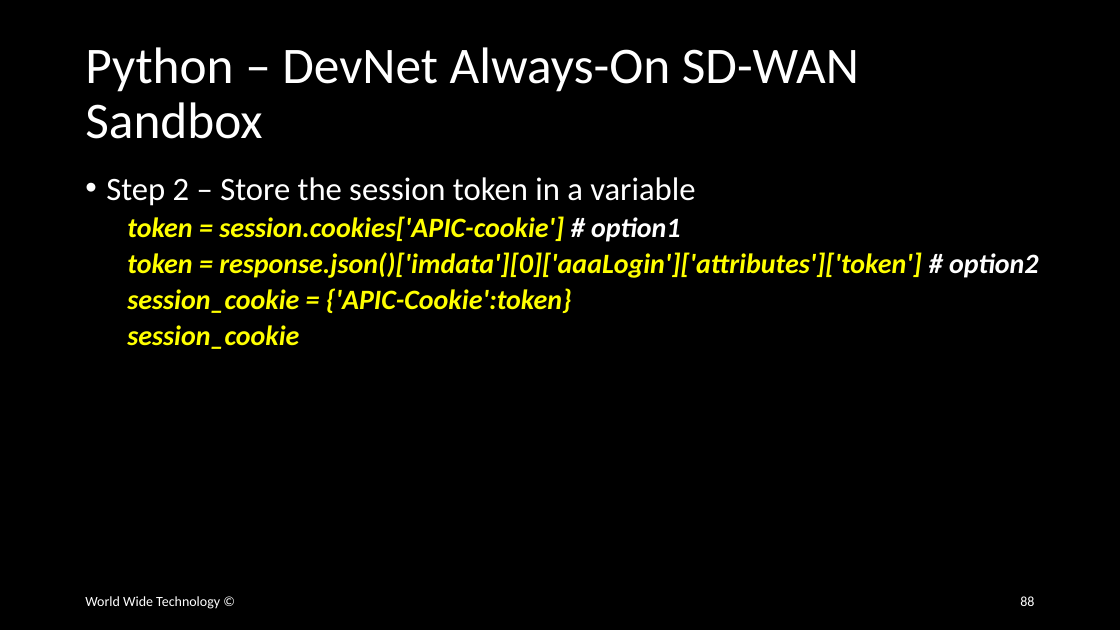
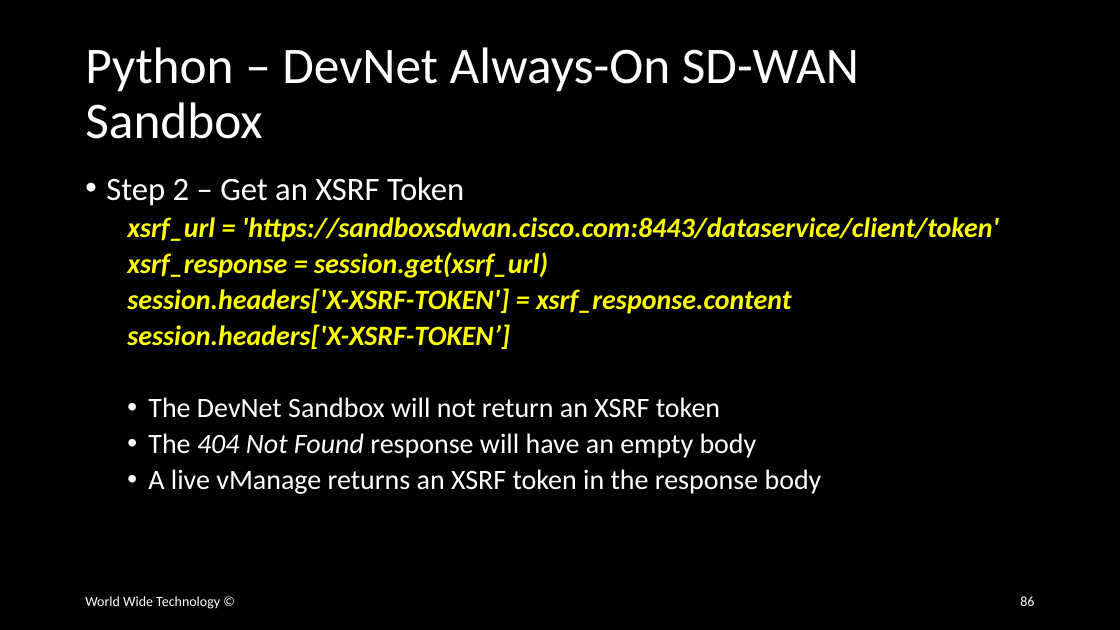
Before and after one commit to wwt/curl-requests-foundations, a slide deck: slide 86 of curl-requests-foundations.pptx (slide 88 before the commit). Drawn at 1120x630 pixels with LibreOffice and Linux fonts; fonts in the diff are those of the drawing. Boxes give left, top, right and bottom in pixels: in the first picture for what was removed or moved away, otherwise in the second. Text is boxed around its words. In the diff, an @@ line names an element or a change of style, - is before the commit and + after.

Commit message:
Added Meraki SD-WAN Python commands

```diff
--- a/curl-requests-foundations.pptx
+++ b/curl-requests-foundations.pptx
@@ text at (x1=106, y1=177, x2=999, y2=494): text changed @@
-• Step 2 – Store the session token in a variable
-  token = session.cookies['APIC-cookie'] # option1
-  token = response.json()['imdata'][0]['aaaLogin']['attributes']['token'] # option2
-  session_cookie = {'APIC-Cookie':token}
-  session_cookie
+• Step 2 – Get an XSRF Token
+  xsrf_url = 'https://sandboxsdwan.cisco.com:8443/dataservice/client/token'
+  xsrf_response = session.get(xsrf_url)
+  session.headers['X-XSRF-TOKEN'] = xsrf_response.content
+  session.headers['X-XSRF-TOKEN’]
+  • The DevNet Sandbox will not return an XSRF token
+  • The 404 Not Found response will have an empty body
+  • A live vManage returns an XSRF token in the response body
@@ page number at (x1=1020, y1=596, x2=1034, y2=606): text changed @@
-88
+86
```
Also in this commit, not shown: 8 other slides changed, 1 slide removed.
